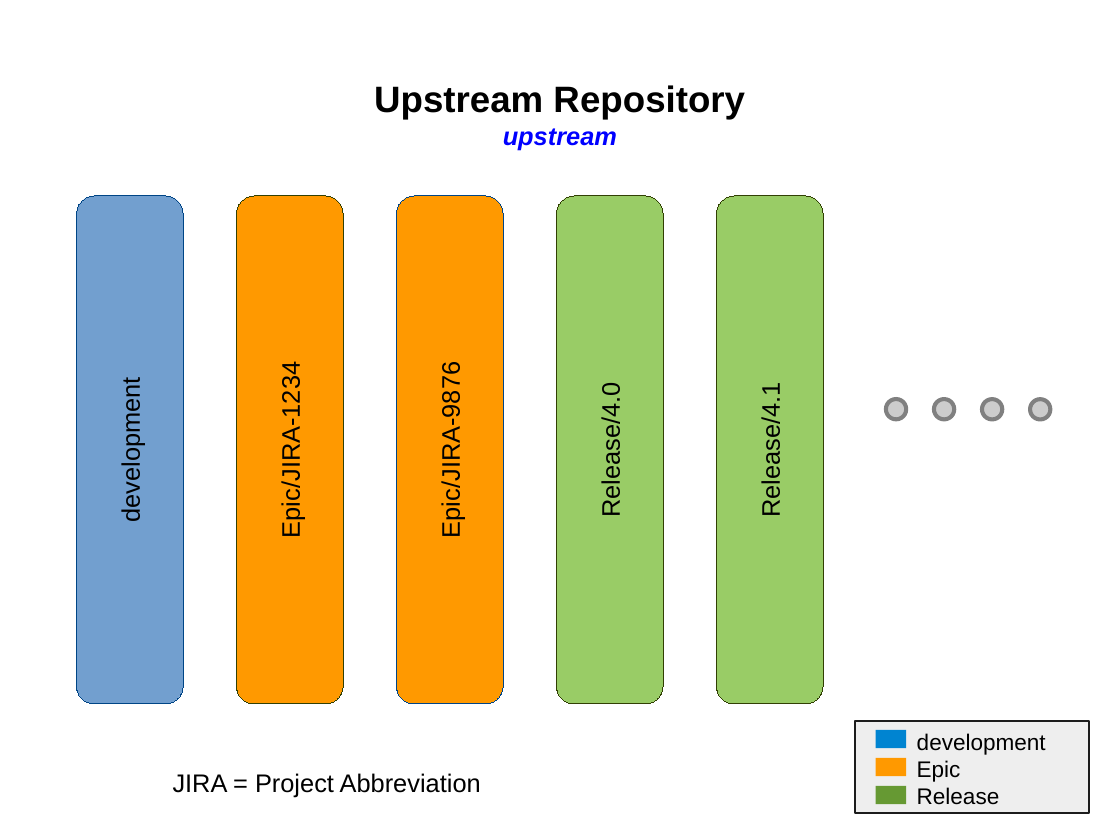
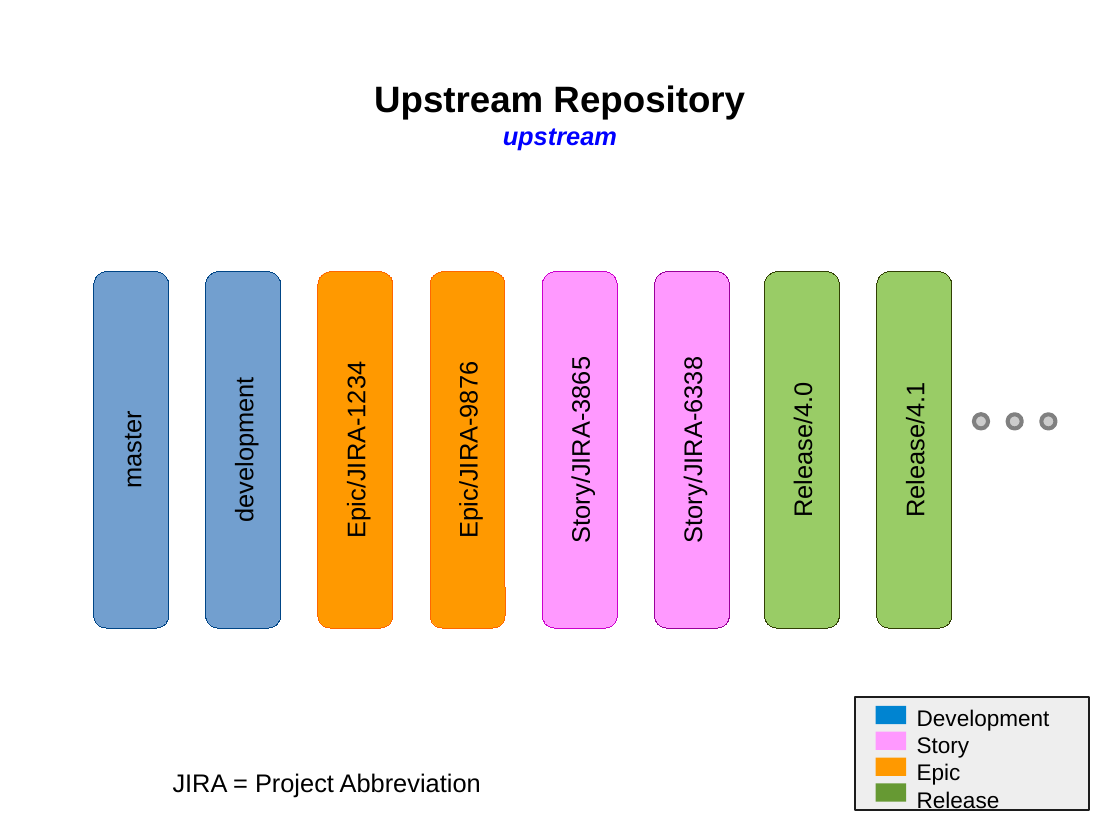
Before and after one commit to SiliconValleyOffice/GitHelp, a slide deck: slide 1 of Documents/RepositoryManagement.odp. Drawn at 1120x840 pixels with LibreOffice and Linux fonts; fonts in the diff are those of the drawing. Boxes give left, top, right and bottom in pixels: in the first picture for what was removed or moved away, otherwise in the second. Text is boxed around its words. In the diff, an @@ line names an element or a change of style, - is before the commit and + after.

```diff
--- a/Documents/RepositoryManagement.odp
+++ b/Documents/RepositoryManagement.odp
@@ rounded rectangle added at (94, 272, 169, 629), fill #729FCF, outline #004586 0 pt, 18 pt, text #000000 @@
+master
@@ rounded rectangle "development": place and size @@
-rounded rectangle "development" at (77, 196, 183, 704)
+rounded rectangle "development" at (206, 272, 281, 629)
@@ rounded rectangle "Epic/JIRA-1234": place and size @@
-rounded rectangle "Epic/JIRA-1234" at (236, 196, 343, 704)
+rounded rectangle "Epic/JIRA-1234" at (318, 272, 393, 629)
@@ rounded rectangle "Epic/JIRA-1234" at (318, 272, 393, 629): outline #314004 0 pt to #FF6600 0 pt @@
@@ rounded rectangle "Epic/JIRA-9876": place and size @@
-rounded rectangle "Epic/JIRA-9876" at (397, 196, 504, 704)
+rounded rectangle "Epic/JIRA-9876" at (430, 272, 506, 629)
@@ rounded rectangle "Epic/JIRA-9876" at (430, 272, 506, 629): outline #004586 0 pt to #FF6600 0 pt @@
@@ rounded rectangle added at (542, 272, 617, 629), fill #FF99FF, outline #CC00CC 0 pt, 18 pt, text #000000 @@
+Story/JIRA-3865
@@ rounded rectangle added at (655, 272, 730, 629), fill #FF99FF, outline #990099 0 pt, 18 pt, text #000000 @@
+Story/JIRA-6338
@@ rounded rectangle "Release/4.0": place and size @@
-rounded rectangle "Release/4.0" at (556, 196, 663, 704)
+rounded rectangle "Release/4.0" at (765, 272, 840, 629)
@@ rounded rectangle "Release/4.1": place and size @@
-rounded rectangle "Release/4.1" at (717, 196, 824, 704)
+rounded rectangle "Release/4.1" at (878, 272, 953, 629)
@@ ellipse: place and size @@
-ellipse at (886, 399, 907, 420)
+ellipse at (975, 415, 989, 429)
@@ ellipse: place and size @@
-ellipse at (934, 399, 954, 420)
+ellipse at (1008, 415, 1022, 429)
@@ ellipse removed at (1031, 399, 1051, 420) @@
@@ ellipse: place and size @@
-ellipse at (983, 399, 1003, 420)
+ellipse at (1042, 415, 1056, 429)
@@ rectangle: place and size @@
-rectangle at (856, 722, 1090, 813)
+rectangle at (856, 697, 1090, 809)
@@ line added from (876, 715) to (907, 715), #0084D1 12.95 pt @@
@@ text "Development": place and size @@
-text "Development" at (917, 733, 1046, 805)
+text "Development" at (917, 709, 1050, 811)
@@ text at (917, 709, 1050, 758): text changed @@
-development
+Development
+Story
@@ line (876, 741) - (907, 741): stroke #0084D1 12.95 pt to #FF99FF 12.95 pt @@
```
Also in this commit, not shown: 3 other slides changed, 7 other files.
